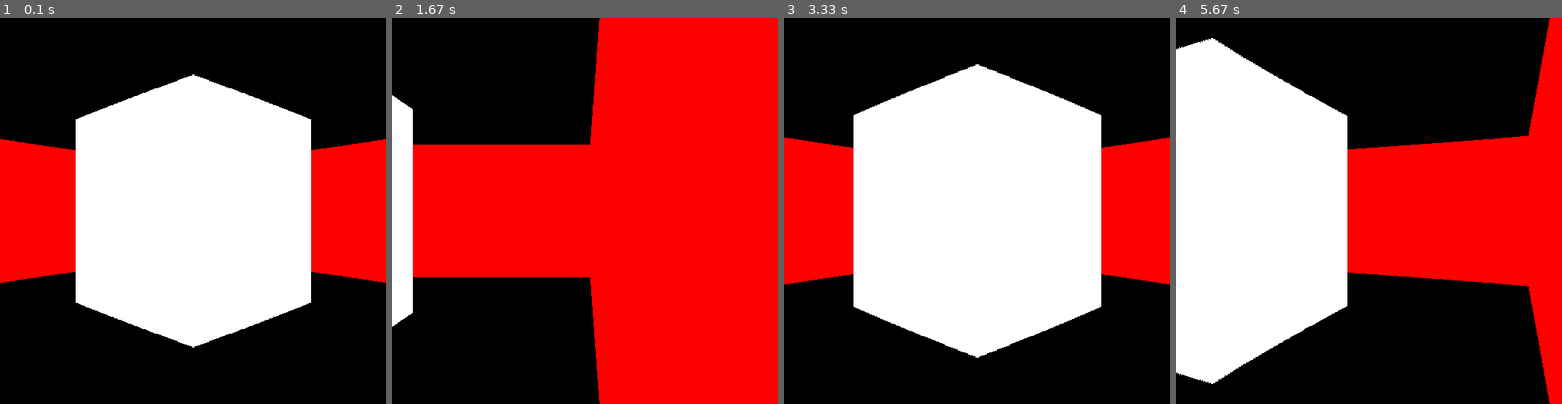
Above: before the commit, frames 1-4 (left to right).
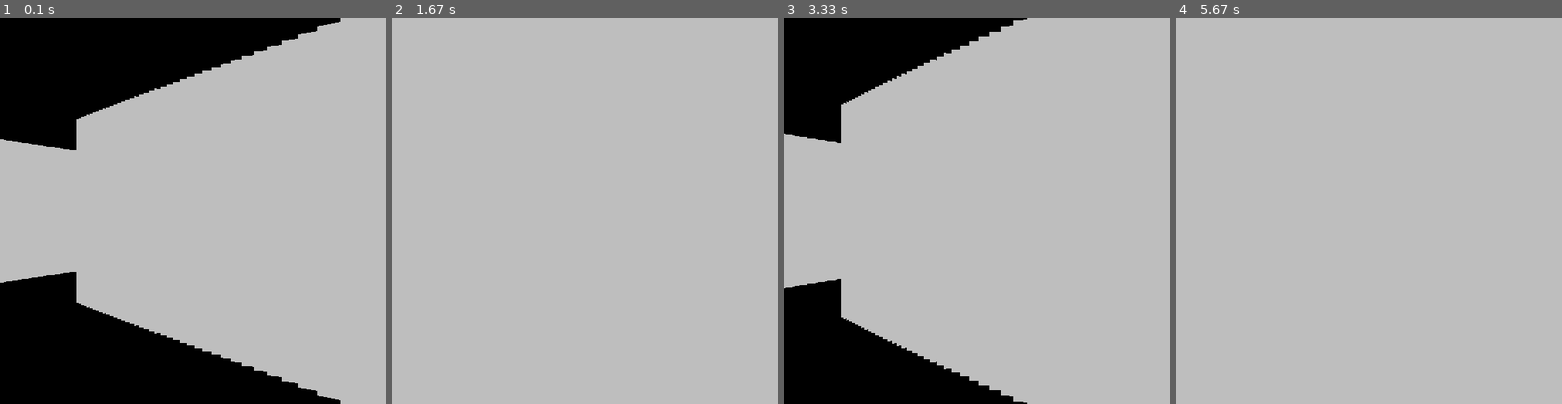
Above: after the commit, the same moments.

Repository: matpaaa/raycasting-pygame
Game: pygame game, started from main.py
Two runs of this game, one before a commit and one after it. Both use one fixed random seed, a clock stepped at 60 frames per second and the inputs below.
Inputs:
- Up to frame 1 (0.1 s): no input
- Up to frame 2 (1.67 s): hold Right 0.33-0.8 s; hold Up 0.83-1.13 s; hold Right 1.17-1.63 s
- Up to frame 3 (3.33 s): hold Left 1.67-2.2 s; hold Down 2.23-2.53 s; hold Left 2.57-2.97 s; hold Up from 3 s (still down)
- Up to frame 4 (5.67 s): release Up at 3.37 s; hold Right 3.4-4.03 s; hold Left 4.47-4.93 s; hold Right 4.97-5.43 s; hold Up from 5.47 s (still down)

The runs differ from the first frame. In frame 1, 69% of the frame differs, in the area x 0-100%, y 0-100%; in frame 2, 100%; in frame 3, 80%; in frame 4, 100%.

Commit message:
feat: cell & floor

Diff:
--- a/map.py
+++ b/map.py
@@ -2,7 +2,7 @@
 MAP = [
     [1, 1, 1, 1, 1],
     [1, 0, 0, 0, 1],
-    [1, 0, 2, 0, 1],
+    [1, 1, 1, 0, 1],
     [1, 0, 0, 0, 1],
-    [1, 1, 1, 1, 1]
+    [1, 1, 1, 1, 1],
 ]
--- a/ray_casting.py
+++ b/ray_casting.py
@@ -7,11 +7,26 @@
 
 class RayCasting:
 
-    _step: float = 0.01
+    _step: float = 0.03
 
     def __init__(self, screen: Surface, map: List[List[int]]):
         self.screen = screen
         self.map = map
+
+    def width_map_ratio(self, width: int) -> int:
+        return width * len(self.map[0]) / self.screen.get_width()
+
+    def height_map_ratio(self, height: int) -> int:
+        return height * len(self.map[0]) / self.screen.get_height()
+
+    def paint_floor_or_cell(self, col: int, min_height: int, max_height: int):
+        width_ratio = self.width_map_ratio(col)
+        for i in range(int(min_height), int(max_height)):
+            height_ratio = self.height_map_ratio(i)
+            if (int(width_ratio) + int(height_ratio)) % 2 == 0:
+                pygame.draw.line(self.screen, 'white', (col, i), (col, i))
+            else:
+                pygame.draw.line(self.screen, 'black', (col, i), (col, i))
 
     def launch_fucking_rays(self, user: User):
         for i in range (self.screen.get_width()):
@@ -22,7 +37,7 @@
 
             x, y = user.get_pos_x, user.get_pos_y
             n = 0
-            color = 'red'
+            color = 'gray'
 
             while True:
                 x = x + dx
@@ -35,14 +50,19 @@
                     distance *= math.cos(user.get_rot - rot_i)
                     height = self.screen.get_width() / distance
 
-                    color = 'red'
+                    color = 'gray'
 
                     if pos == 2:
-                        color = 'white'
+                        color = 'red'
 
                     break
 
             y1 = self.screen.get_width()/2 - height/2
             y2 = self.screen.get_width()/2 + height/2
 
+            floor = self.screen.get_width()/2 + height/2
+            cell = self.screen.get_width()/2 - height/2
+
             pygame.draw.line(self.screen, color, (i, y1), (i, y2))
+            # self.paint_floor_or_cell(i, floor, self.screen.get_height())
+            # self.paint_floor_or_cell(i, 0, cell)
--- a/user.py
+++ b/user.py
@@ -7,7 +7,7 @@
 class User:
 
     _rotate_rad = math.pi / 8
-    _velocity: float = 0.1
+    _velocity: float = 0.3
     _fov: int = math.pi / 3
 
     def __init__(self, pos_x: int, pos_y: int, rot: float, map: List[List[int]]):
